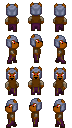
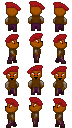
The second 72x128 image is a revision of the first. Changes to its layers:
renamed "ears-helmet-forward" to "ears-hat-forward", hid it over [6, 2, 66, 103]
painted on "beret" over [3, 1, 69, 107]
hid "helmet" over [6, 3, 66, 112]
